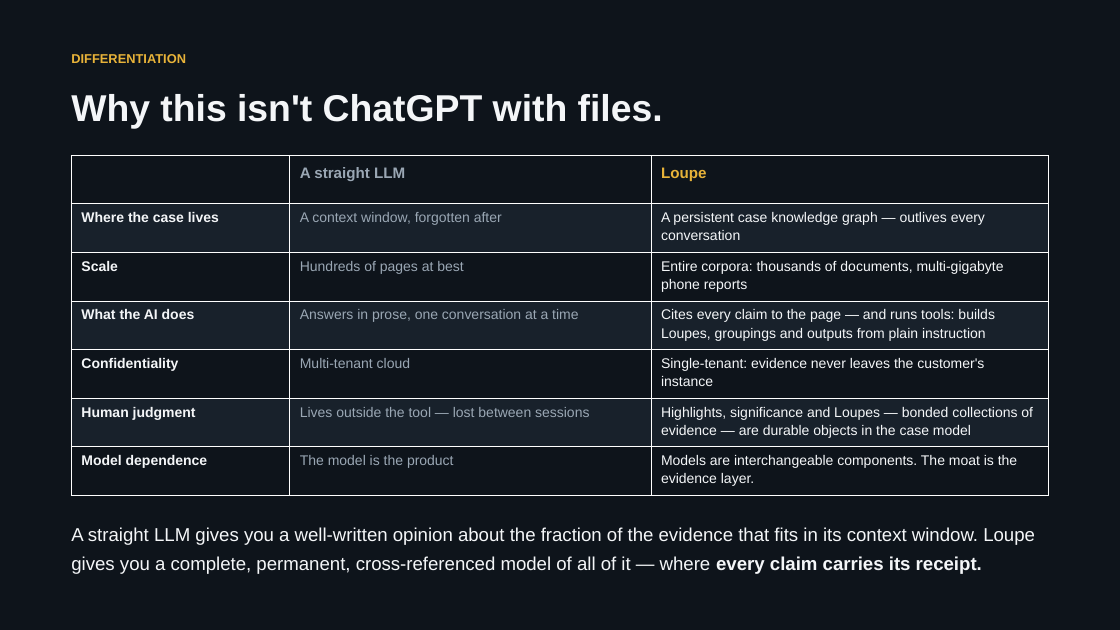
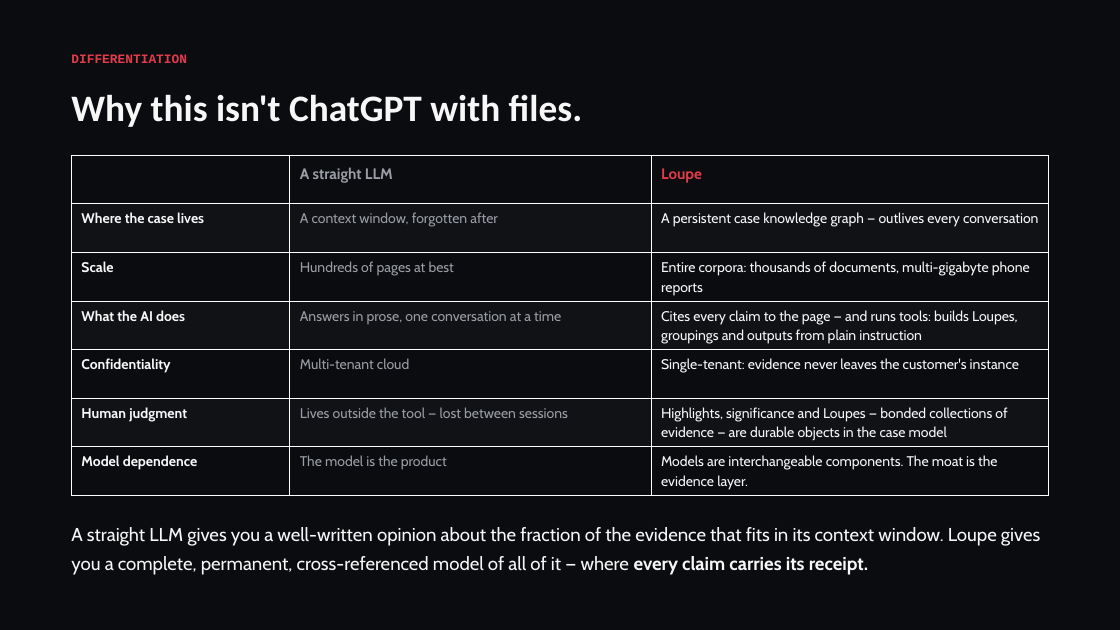
Before and after one commit to conorbowles51/owl-n4j, a slide deck: slide 5 of Loupe-NDRC-deck.pptx. Drawn at 1120x630 pixels with LibreOffice and Linux fonts; fonts in the diff are those of the drawing. Boxes give left, top, right and bottom in pixels: in the first picture for what was removed or moved away, otherwise in the second. Text is boxed around its words. In the diff, an @@ line names an element or a change of style, - is before the commit and + after.

```diff
--- a/Loupe-NDRC-deck.pptx
+++ b/Loupe-NDRC-deck.pptx
@@ background #0E141B to #0B0C0F @@
@@ text "DIFFERENTIATION" at [71,54,187,63]: font Arial to Courier New, text colour #E8B339 to #E33B4C @@
@@ text "Why this isn't ChatGPT with ..." at [71,94,582,127]: font Arial to Calibri, text colour #F4F6F8 to #F7F7F8 @@
@@ table at [71,155,1049,496] @@
@@ fill #0E141B to #0B0C0F in 12 cells @@
@@ fill #18212B to #111216 in 9 cells @@
@@ font Arial to Cabin @@
@@ text colour #9AA7B4 to #9A9DA5 in "A straight LLM", "A context window, forgotten after", "Hundreds of pages at best", "Answers in prose, one conversation at a ..." and 3 more places @@
@@ text colour #E8B339 to #E33B4C in "Loupe" @@
@@ text colour #F4F6F8 to #F7F7F8 in "Where the case lives", "A persistent case knowledge graph — outlives ...", "Scale", "Entire corpora: thousands of documents, multi-gigabyte phone ..." and 8 more places @@
@@ text "A straight LLM gives you ..." at [71,527,1040,575]: font Arial to Cabin, text colour #F4F6F8 to #F7F7F8 @@
```
Also in this commit, not shown: 8 other slides changed, 1 slide added, 11 other files.
